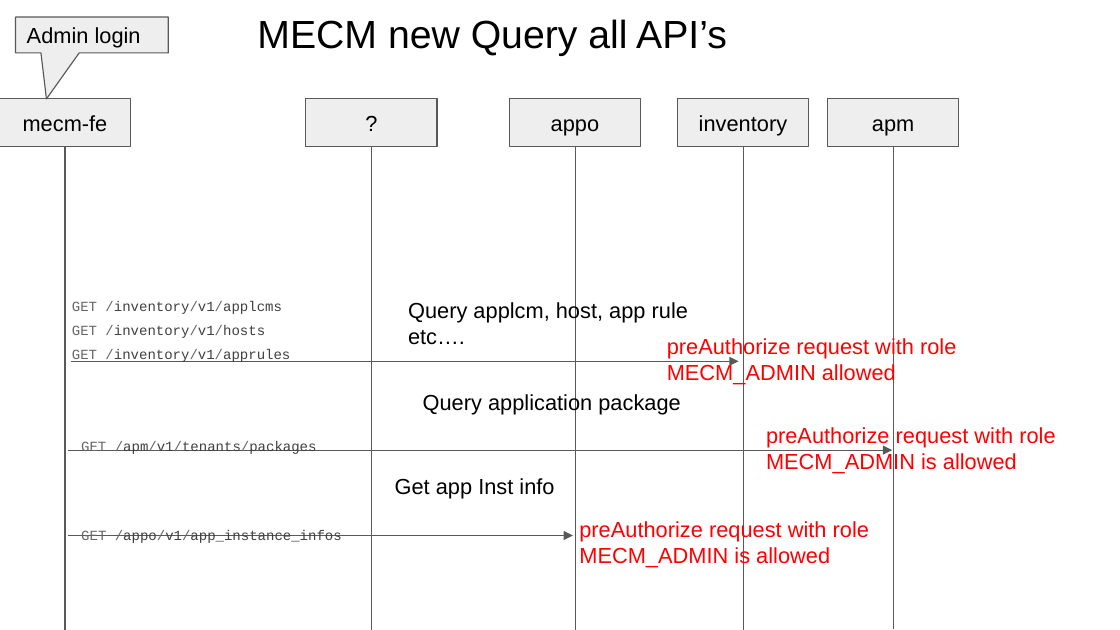
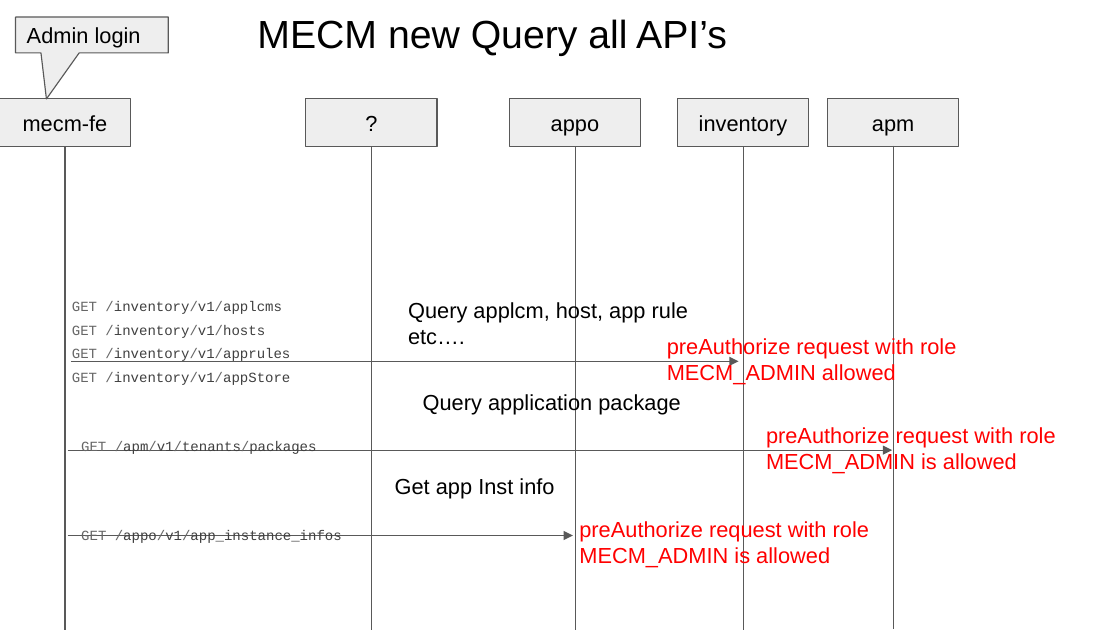
Before and after one commit to EdgeGallery/community, a slide deck: slide 13 of MECM PT/Release V1.1/MECM admin role support.pptx (slide 12 before the commit). Drawn at 1120x630 pixels with LibreOffice and Linux fonts; fonts in the diff are those of the drawing. Boxes give left, top, right and bottom in pixels: in the first picture for what was removed or moved away, otherwise in the second. Text is boxed around its words. In the diff, an @@ line names an element or a change of style, - is before the commit and + after.

Commit message:
mecm admin role support

```diff
--- a/MECM PT/Release V1.1/MECM admin role support.pptx
+++ b/MECM PT/Release V1.1/MECM admin role support.pptx
@@ text at box(72, 372, 290, 385): paragraph added @@
+GET /inventory/v1/appStore
```
Also in this commit, not shown: 5 other slides changed, 2 slides added.
